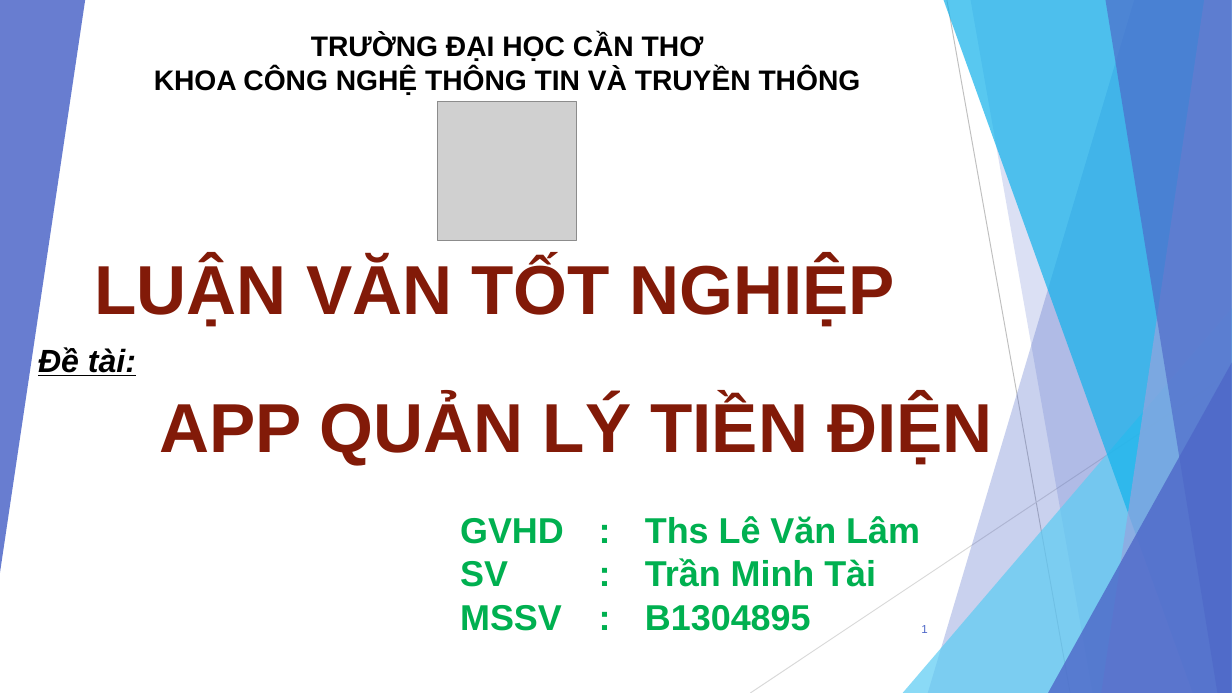
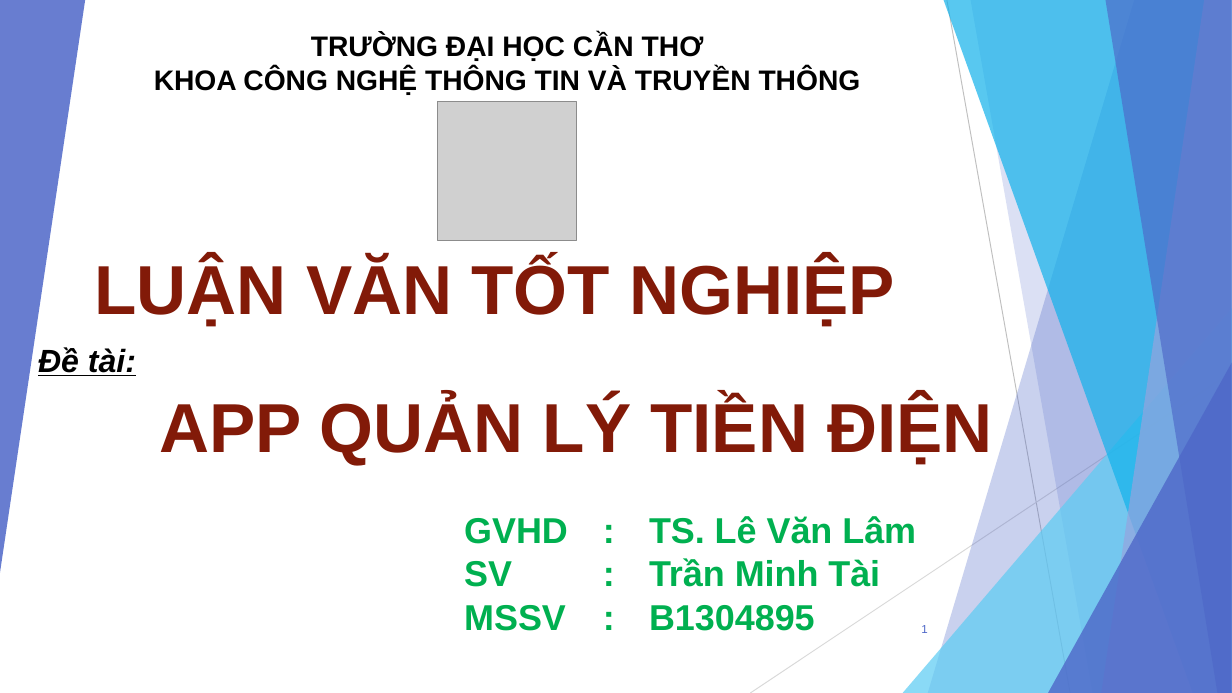
Before and after one commit to TMTAI/Android, a slide deck: slide 1 of Presentation-LuanVan.pptx. Drawn at 1232x693 pixels with LibreOffice and Linux fonts; fonts in the diff are those of the drawing; grey boxes stand for pictures. Boxes give left, top, right and bottom in pixels: in the first picture for what was removed or moved away, otherwise in the second. Text is boxed around its words. In the diff, an @@ line names an element or a change of style, - is before the commit and + after.

```diff
--- a/Presentation-LuanVan.pptx
+++ b/Presentation-LuanVan.pptx
@@ text at [464, 516, 916, 544]: text changed @@
-GVHD : Ths Lê Văn Lâm
+GVHD : TS. Lê Văn Lâm
```
Also in this commit, not shown: 3 other files.
